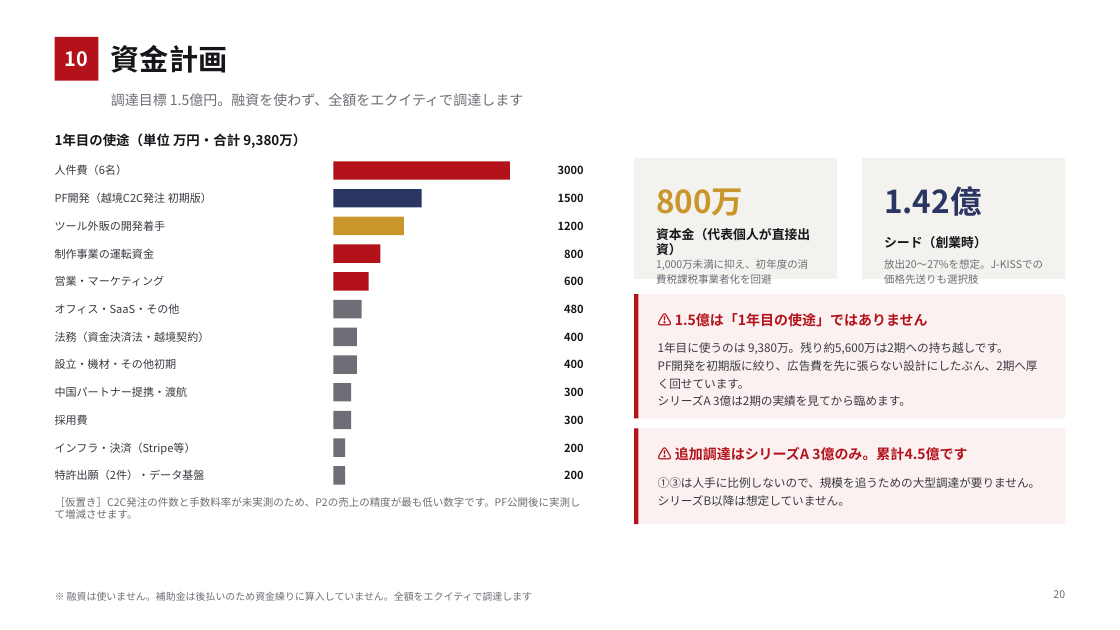
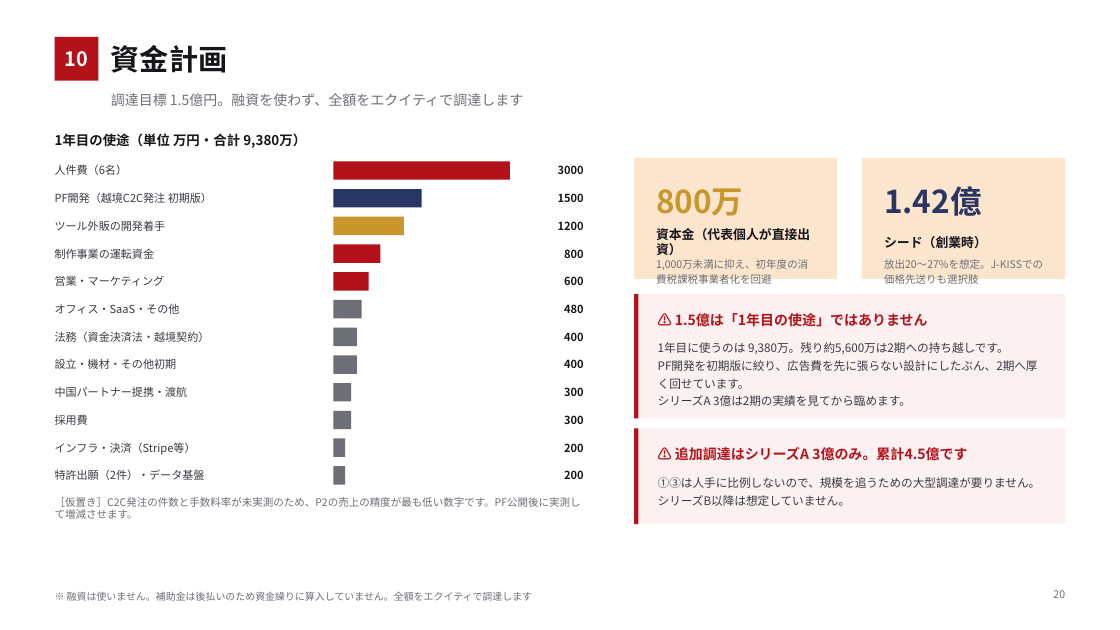
Before and after one commit to bpn333333/test, a slide deck: slide 21 of 投資家向け企画書.pptx. Drawn at 1120x630 pixels with LibreOffice and Linux fonts; fonts in the diff are those of the drawing. Boxes give left, top, right and bottom in pixels: in the first picture for what was removed or moved away, otherwise in the second. Text is boxed around its words. In the diff, an @@ line names an element or a change of style, - is before the commit and + after.

```diff
--- a/投資家向け企画書.pptx
+++ b/投資家向け企画書.pptx
@@ rectangle at [634,158,838,279]: fill #F4F2EF to #FCE5CD @@
@@ rectangle at [863,158,1066,279]: fill #F4F2EF to #FCE5CD @@
```
Also in this commit, not shown: 19 other slides changed, 3 other files.
